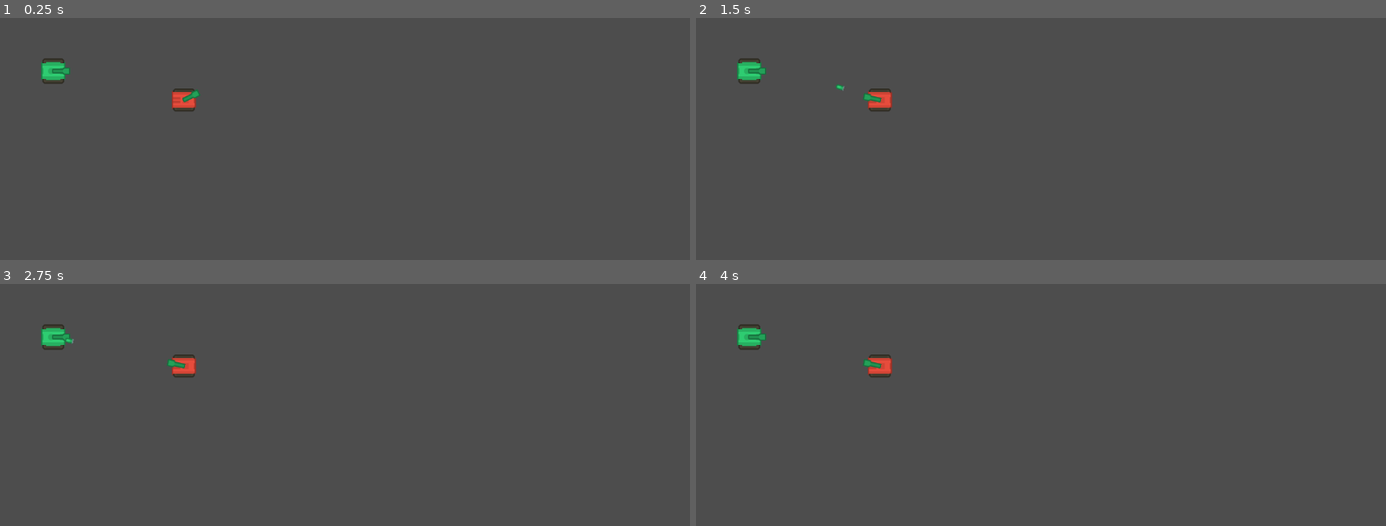
Above: before the commit, frames 1-4 (two rows, left to right).
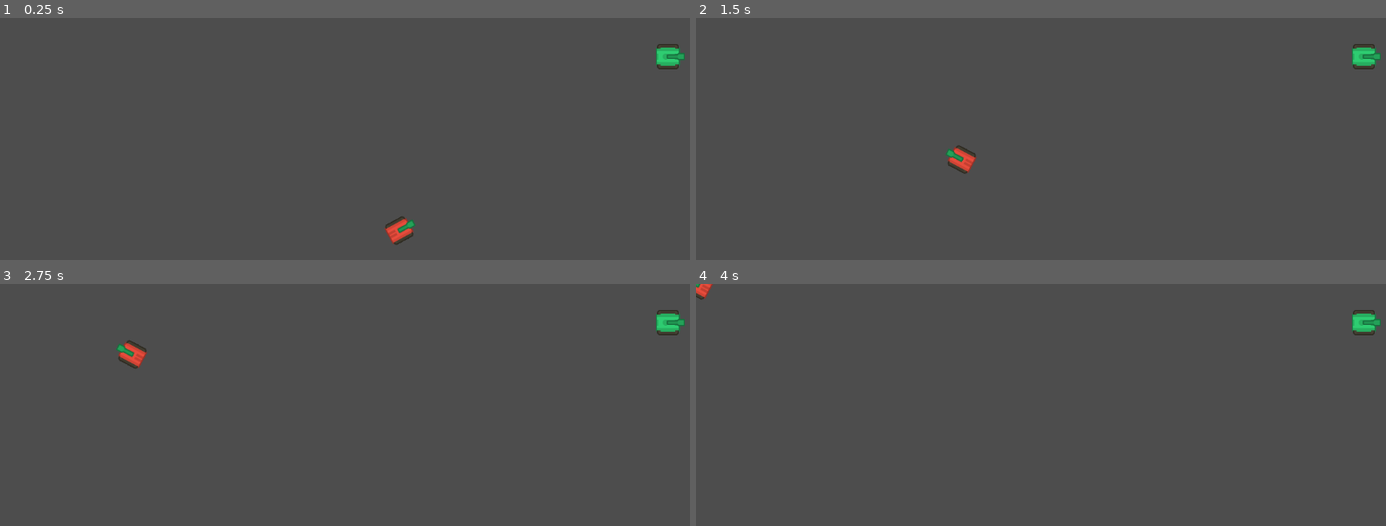
Above: after the commit, the same moments.

Repository: BrianMosbeux/Steel_Storm
Game: Godot game, scene res://scenes/main.tscn
Two runs of this game, one before a commit and one after it. Both use one fixed random seed, a clock stepped at 60 frames per second and the inputs below.
Inputs:
- Up to frame 1 (0.25 s): no input
- Up to frame 2 (1.5 s): no input
- Up to frame 3 (2.75 s): no input
- Up to frame 4 (4 s): no input

The runs differ from the first frame. In frame 1, 1.4% of the frame differs, in the area x 5-100%, y 10-94%; in frame 2, 1.4%, in the area x 5-100%, y 10-65%; in frame 3, 1.4%; in frame 4, 1.2%.

Commit message:
Enable ai to patrol and fix weapon rotation issue

Diff:
--- a/scenes/enemy.tscn
+++ b/scenes/enemy.tscn
@@ -34,5 +34,9 @@
 [node name="DetectionShape" type="CollisionShape2D" parent="AI/DetectionZone"]
 shape = SubResource("CircleShape2D_dyuqg")
 
+[node name="PatrolTimer" type="Timer" parent="AI"]
+one_shot = true
+
 [connection signal="body_entered" from="AI/DetectionZone" to="AI" method="_on_detection_zone_body_entered"]
 [connection signal="body_exited" from="AI/DetectionZone" to="AI" method="_on_detection_zone_body_exited"]
+[connection signal="timeout" from="AI/PatrolTimer" to="AI" method="_on_patrol_timer_timeout"]
--- a/scenes/main.tscn
+++ b/scenes/main.tscn
@@ -9,10 +9,10 @@
 script = ExtResource("1_qjmy5")
 
 [node name="Player" parent="." instance=ExtResource("1_2efj0")]
-position = Vector2(88, 88)
+position = Vector2(1104, 64)
 
 [node name="Enemy" parent="." instance=ExtResource("3_eeaeo")]
-position = Vector2(304, 136)
+position = Vector2(704, 376)
 
 [node name="BulletManager" type="Node2D" parent="."]
 script = ExtResource("2_5x1xw")
--- a/scripts/ai.gd
+++ b/scripts/ai.gd
@@ -11,28 +11,48 @@
 
 
 @onready var detection_zone = $DetectionZone
+@onready var patrol_timer = $PatrolTimer
 
 
 var current_state: int = State.PATROL:
 	set(new_state):
 		if new_state == current_state:
 			return
+		if new_state == State.PATROL:
+			origin = enemy.global_position
+			patrol_timer.start()
+			patrol_location_reached = true
 		current_state = new_state
 		state_changed.emit(current_state)
 var player: Player = null
 var weapon: Weapon = null
 var enemy: Enemy = null
 
+var origin: Vector2 = Vector2.ZERO
+var patrol_location: Vector2 = Vector2.ZERO
+var patrol_location_reached: bool = false
+var enemy_velocity: Vector2 = Vector2.ZERO
+
 
 func _process(delta):
 	match current_state:
 		State.PATROL:
-			pass
+			if not patrol_location_reached:
+				var angle_to_patrol_location: float = (patrol_location - enemy.global_position).angle()
+				enemy.rotation = rotate_toward(enemy.global_rotation, angle_to_patrol_location, 2 * delta)
+				enemy.velocity = Vector2(enemy.speed, 0.0).rotated(angle_to_patrol_location)
+				enemy.position += enemy.velocity * delta
+				enemy.move_and_slide()
+				if enemy.global_position.distance_to(patrol_location) < 5:
+					patrol_location_reached = true
+					enemy.velocity = Vector2.ZERO
+					patrol_timer.start()
 		State.ENGAGE:
 			if player and weapon:
 				var angle_to_player = (player.global_position - enemy.global_position).angle()
-				weapon.rotation = rotate_toward(weapon.global_rotation, angle_to_player, 2 * delta)
-				if abs(weapon.rotation - angle_to_player) < 0.1:
+				print(angle_to_player)
+				weapon.global_rotation = rotate_toward(weapon.global_rotation, angle_to_player, 2 * delta)
+				if abs(weapon.global_rotation - angle_to_player) < 0.1:
 					weapon.shoot()
 				#var angle = (player.global_position - global_position).angle()
 				#weapon.rotation = angle
@@ -52,3 +72,13 @@
 	if body.is_in_group("players"):
 		current_state = State.PATROL
 		player = null
+
+
+
+
+func _on_patrol_timer_timeout():
+	var patrol_range: int = 50
+	var random_x = randi_range(-patrol_range, patrol_range)
+	var random_y = randi_range(-patrol_range, patrol_range)
+	patrol_location = Vector2(random_x, random_y) + origin
+	patrol_location_reached = false
--- a/scripts/enemy.gd
+++ b/scripts/enemy.gd
@@ -6,6 +6,7 @@
 @onready var ai = $AI
 @onready var weapon = $Weapon
 
+var speed = 100
 
 func _ready():
 	ai.initialize(self, weapon)
